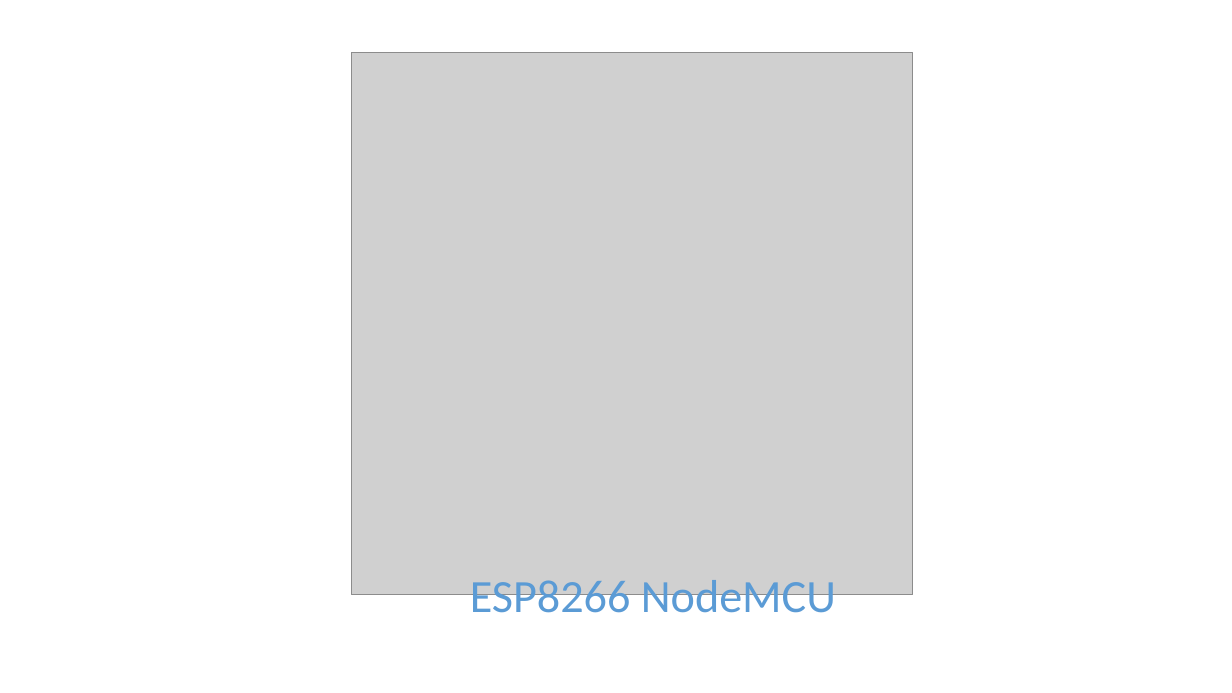
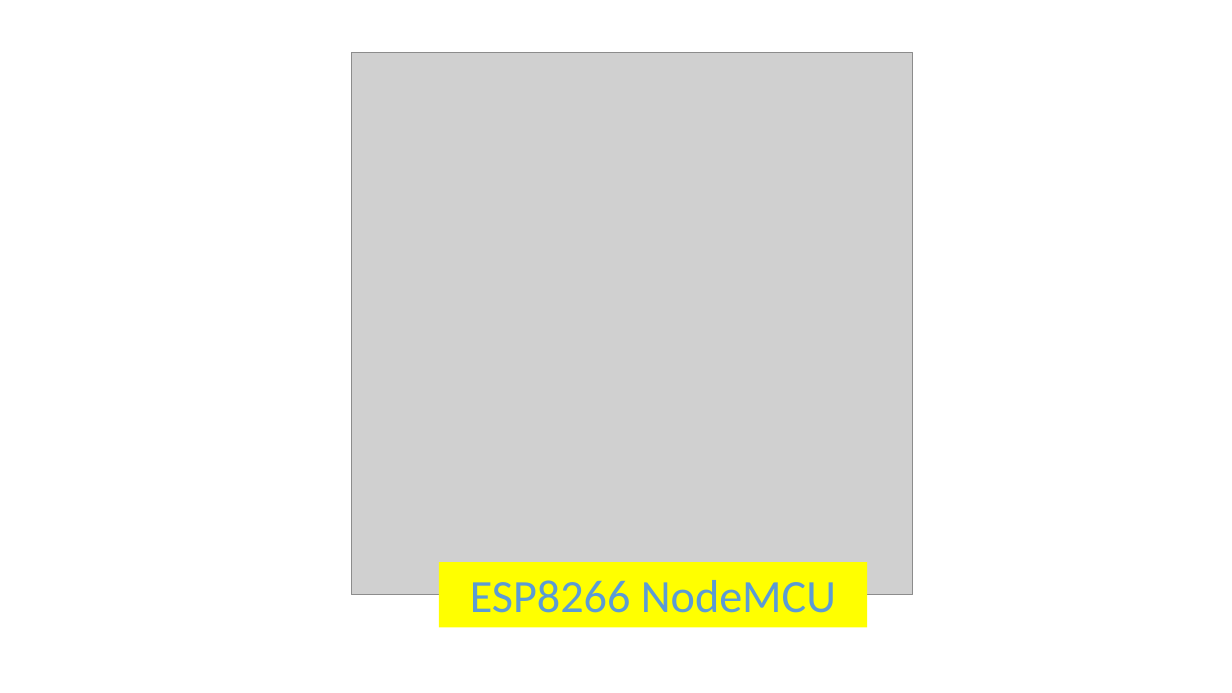
Before and after one commit to kamoteqv2/project-comsophil-files, a slide deck: slide 2 of lesson1/pre-requisites-training-materials.pptx. Drawn at 1232x693 pixels with LibreOffice and Linux fonts; fonts in the diff are those of the drawing; grey boxes stand for pictures. Boxes give left, top, right and bottom in pixels: in the first picture for what was removed or moved away, otherwise in the second. Text is boxed around its words. In the diff, an @@ line names an element or a change of style, - is before the commit and + after.

```diff
--- a/lesson1/pre-requisites-training-materials.pptx
+++ b/lesson1/pre-requisites-training-materials.pptx
@@ rectangle "ESP8266 NodeMCU" resized from (x1=470, y1=580, x2=836, y2=624) to (x1=439, y1=562, x2=868, y2=628) @@
@@ rectangle "ESP8266 NodeMCU" at (x1=439, y1=562, x2=868, y2=628): fill none to #FFFF00 @@
```
Also in this commit, not shown: 6 other slides changed, 1 slide added, 1 slide removed, 1 other file.
